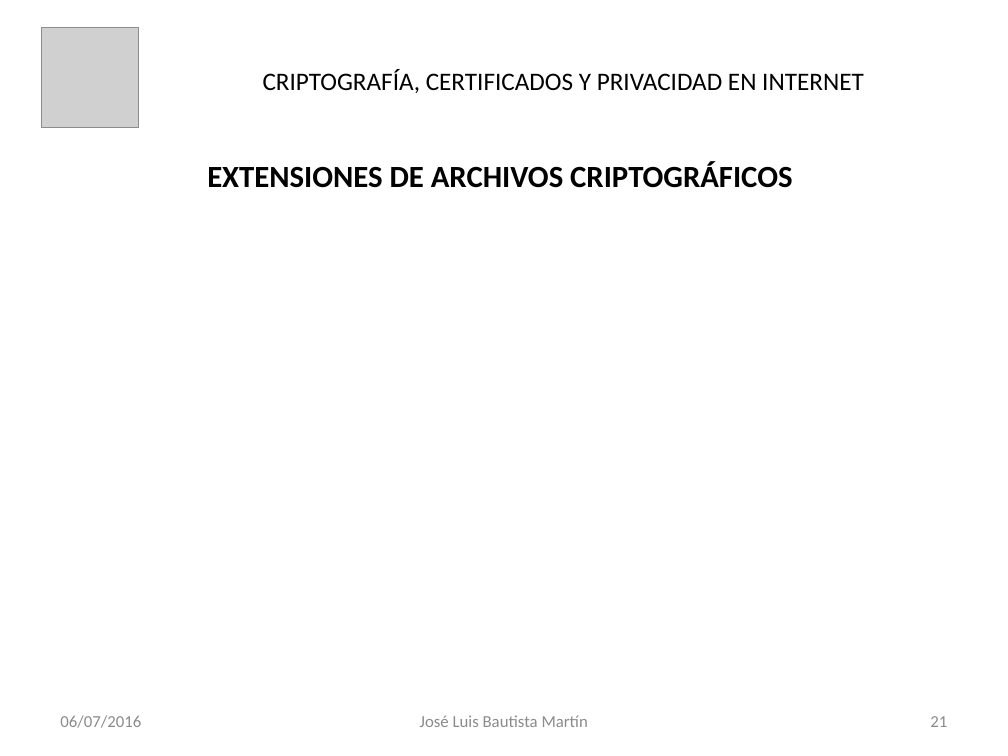
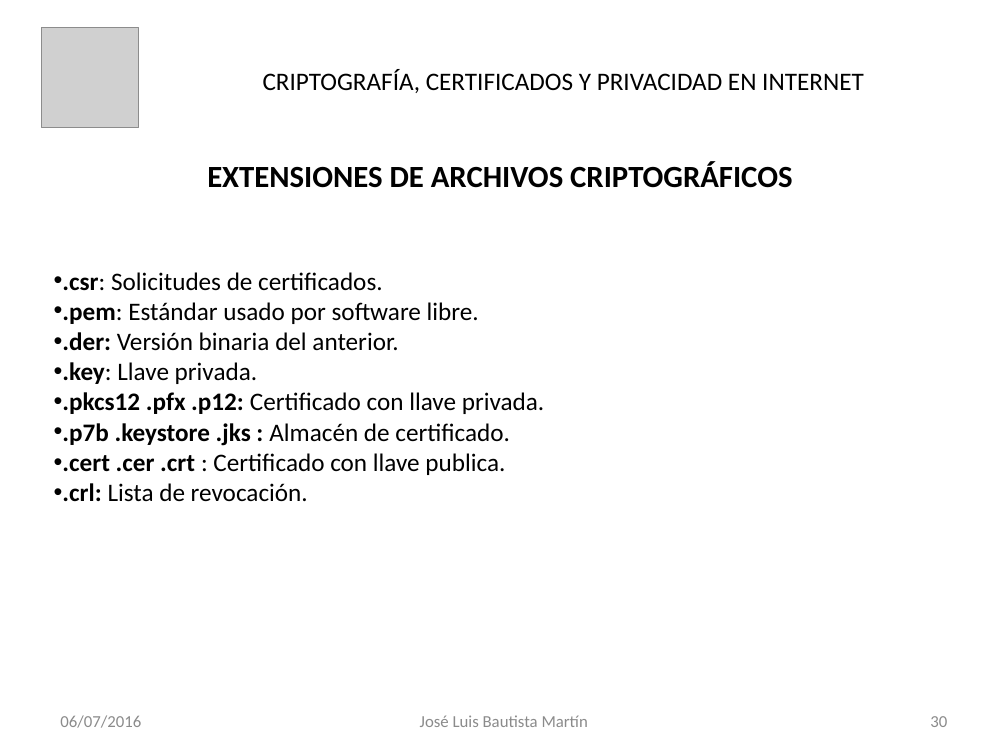
Before and after one commit to jbautistamartin/CapacitacionCriptografiaCertificadosPrivacidad, a slide deck: slide 30 of Documentos/Certicados Digitales.pptx (slide 21 before the commit). Drawn at 1008x756 pixels with LibreOffice and Linux fonts; fonts in the diff are those of the drawing; grey boxes stand for pictures. Boxes give left, top, right and bottom in pixels: in the first picture for what was removed or moved away, otherwise in the second. Text is boxed around its words. In the diff, an @@ line names an element or a change of style, - is before the commit and + after.

```diff
--- a/Documentos/Certicados Digitales.pptx
+++ b/Documentos/Certicados Digitales.pptx
@@ text added at [62,272,544,502], 18 pt, text #000000 @@
+• .csr: Solicitudes de certificados.
+• .pem: Estándar usado por software libre.
+• .der: Versión binaria del anterior.
+• .key: Llave privada.
+• .pkcs12 .pfx .p12: Certificado con llave privada.
+• .p7b .keystore .jks : Almacén de certificado.
+• .cert .cer .crt : Certificado con llave publica.
+• .crl: Lista de revocación.
@@ page number at [930,716,947,727]: text changed @@
-21
+30
```
Also in this commit, not shown: 15 other slides changed, 9 slides added.
